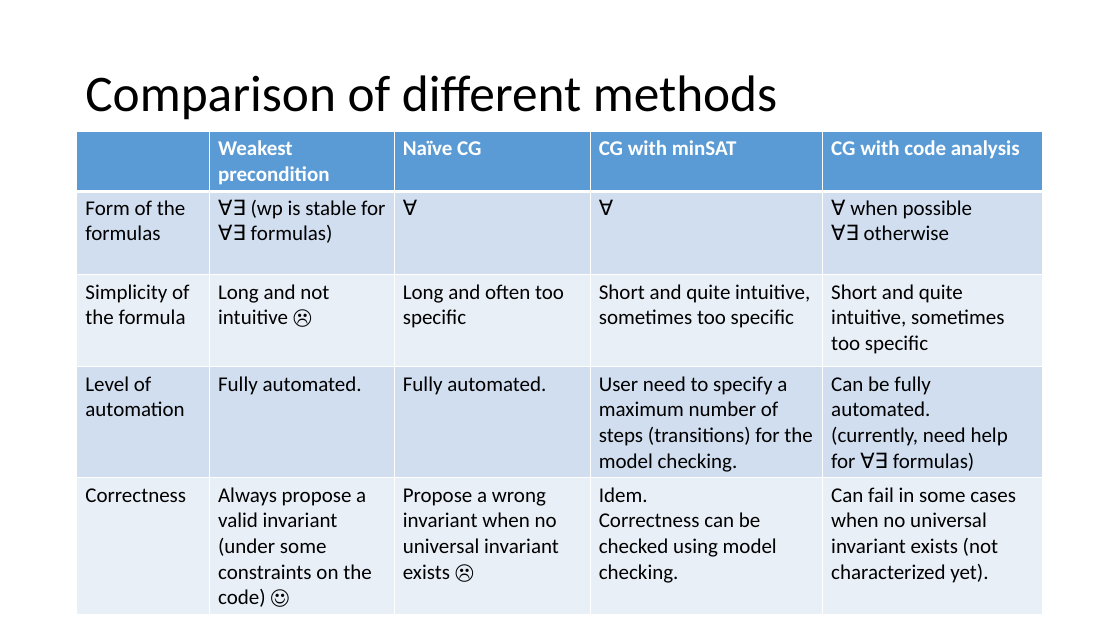
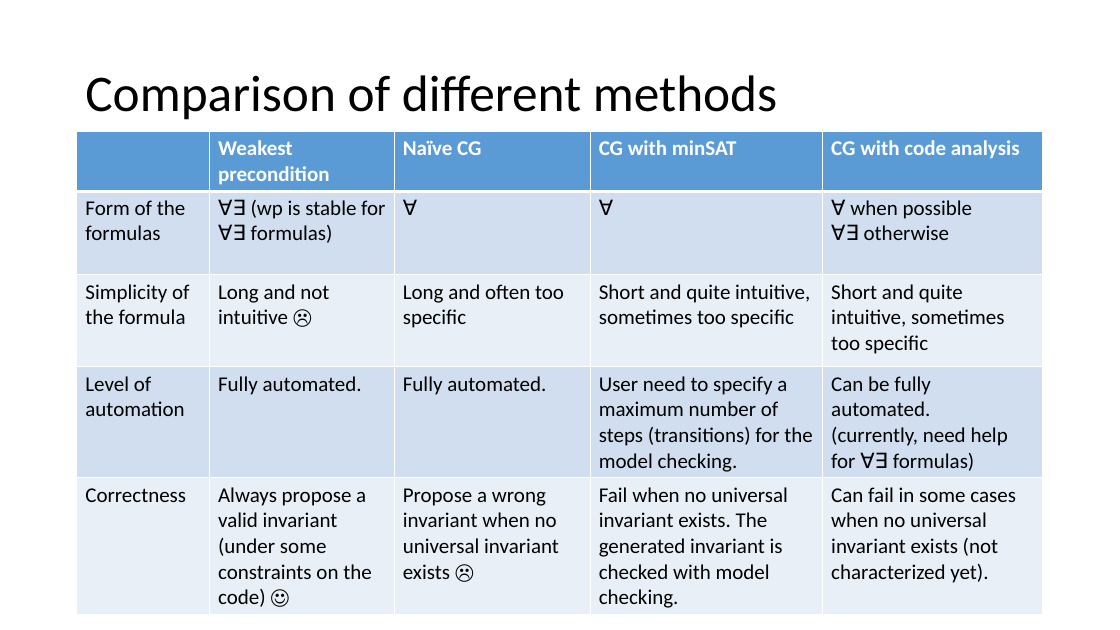
Before and after one commit to tjhance/ivy-research, a slide deck: slide 4 of invariant_synthesis/Invariant Synthesis.pptx. Drawn at 1120x630 pixels with LibreOffice and Linux fonts; fonts in the diff are those of the drawing. Boxes give left, top, right and bottom in pixels: in the first picture for what was removed or moved away, otherwise in the second. Text is boxed around its words. In the diff, an @@ line names an element or a change of style, - is before the commit and + after.

```diff
--- a/invariant_synthesis/Invariant Synthesis.pptx
+++ b/invariant_synthesis/Invariant Synthesis.pptx
@@ table at bbox=[77, 131, 1044, 612] @@
-row 5, column 4: Idem. / Correctness can be checked using model checking.
+row 5, column 4: Fail when no universal invariant exists. The generated invariant is checked with model checking.
```
Also in this commit, not shown: 4 other slides changed, 6 slides added, 1 slide removed.
